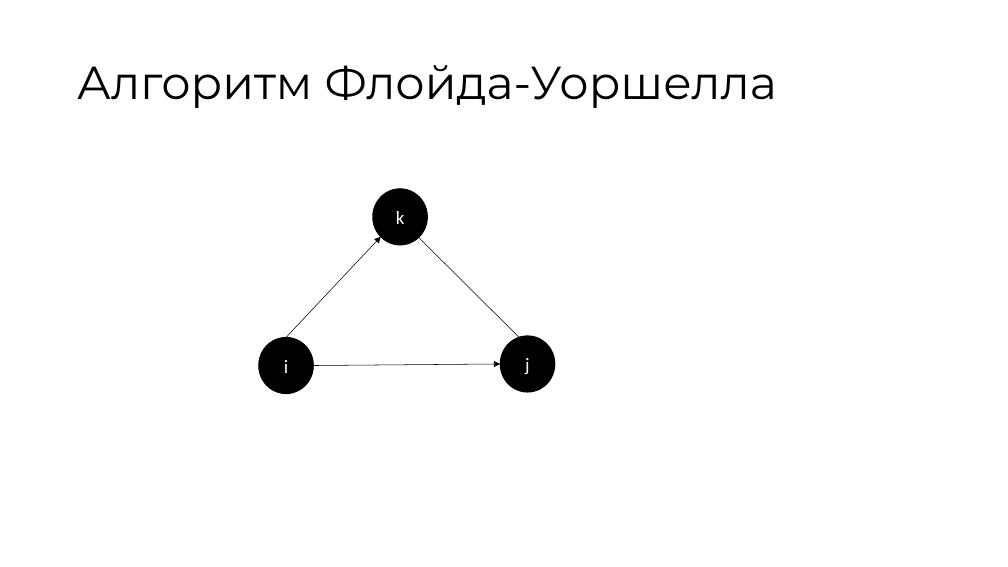
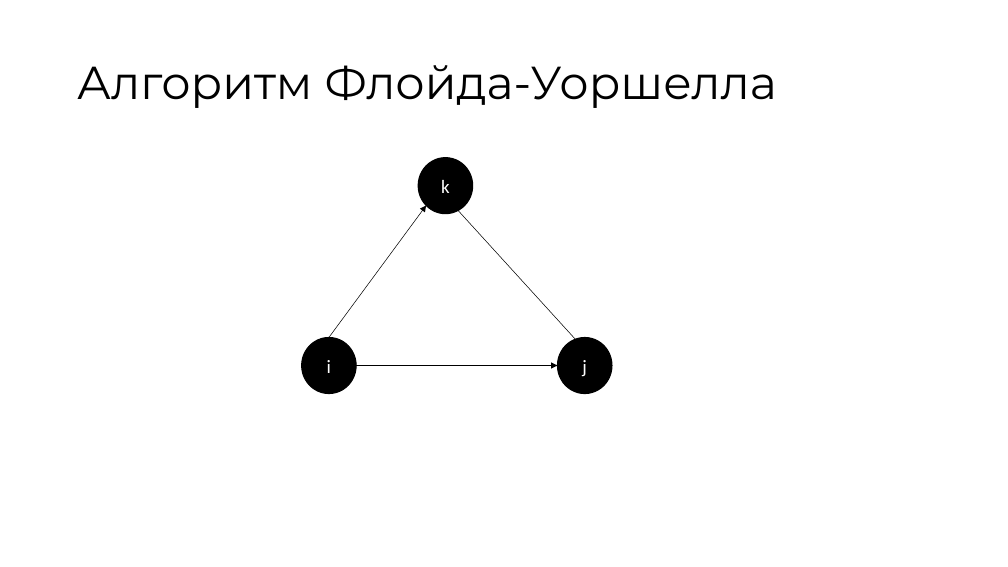
Before and after one commit to Zorinal/data-reduction, a slide deck: slide 8 of Методы редукции данных.pptx. Drawn at 1008x567 pixels with LibreOffice and Linux fonts; fonts in the diff are those of the drawing; grey boxes stand for pictures; background and template pictures are left out. Boxes give left, top, right and bottom in pixels: in the first picture for what was removed or moved away, otherwise in the second. Text is boxed around its words. In the diff, an @@ line names an element or a change of style, - is before the commit and + after.

```diff
--- a/Методы редукции данных.pptx
+++ b/Методы редукции данных.pptx
@@ ellipse "k": place and size @@
-ellipse "k" at (373,189,427,245)
+ellipse "k" at (418,157,473,213)
@@ arrow moved from (286, 337) - (381, 237) to (329, 337) - (426, 206) @@
@@ arrow moved from (411, 230) - (528, 346) to (454, 206) - (585, 349) @@
@@ ellipse "i": place and size @@
-ellipse "i" at (259,337,313,393)
+ellipse "i" at (302,337,356,393)
@@ ellipse "j": place and size @@
-ellipse "j" at (501,336,555,392)
+ellipse "j" at (557,337,612,393)
@@ arrow moved from (313, 366) - (501, 364) to (356, 366) - (557, 366) @@
```
Also in this commit, not shown: 3 other slides changed.
